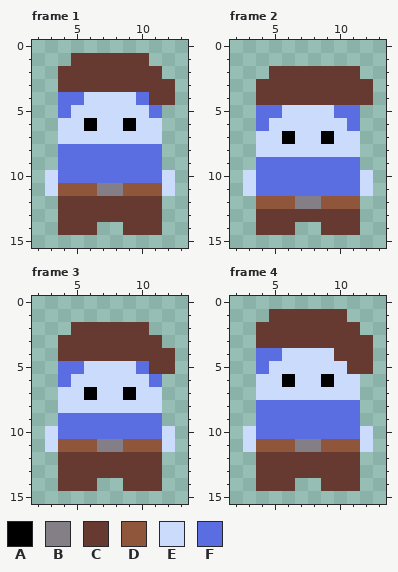
Edited in one commit: pixel-art file (assets/art/player/Player.aseprite). Above is the file before it was changed.
16x64 pixels, 4 frames. Shown: frame 1: x 2..13, y 0..15; frame 2: x 2..13, y 0..15; frame 3: x 2..13, y 0..15; frame 4: x 2..13, y 0..15.
Visible layers, top first: "Arms", "Hat", "Character".
Palette (. is transparent): A #000000  B #847e87  C #663931  D #8f563b  E #cbdbfc  F #5b6ee1
Pixels before, frame 1, first column x 3:
 1 ..CCCCCC..
 2 .CCCCCCCC.
 3 .CCCCCCCCC
 4 .FFEEEEFCC
 5 .FEEEEEEF.
 6 .EEAEEAEE.
 7 .EEEEEEEE.
 8 .FFFFFFFF.
 9 .FFFFFFFF.
10 EFFFFFFFFE
11 EDDDBBDDDE
12 .CCCCCCCC.
13 .CCCCCCCC.
14 .CCC..CCC.
Pixels before, frame 2, first column x 3:
 2 ..CCCCCCC.
 3 .CCCCCCCCC
 4 .CCCCCCCCC
 5 .FFEEEEFF.
 6 .FEEEEEEF.
 7 .EEAEEAEE.
 8 .EEEEEEEE.
 9 .FFFFFFFF.
10 EFFFFFFFFE
11 EFFFFFFFFE
12 .DDDBBDDD.
13 .CCCCCCCC.
14 .CCC..CCC.
Pixels before, frame 3, first column x 3:
 2 ..CCCCCC..
 3 .CCCCCCCC.
 4 .CCCCCCCCC
 5 .FFEEEEFCC
 6 .FEEEEEEF.
 7 .EEAEEAEE.
 8 .EEEEEEEE.
 9 .FFFFFFFF.
10 EFFFFFFFFE
11 EDDDBBDDDE
12 .CCCCCCCC.
13 .CCCCCCCC.
14 .CCC..CCC.
Pixels before, frame 4, first column x 3:
 1 ..CCCCCC..
 2 .CCCCCCCC.
 3 .CCCCCCCCC
 4 .FFEEEECCC
 5 .FEEEEEECC
 6 .EEAEEAEE.
 7 .EEEEEEEE.
 8 .FFFFFFFF.
 9 .FFFFFFFF.
10 EFFFFFFFFE
11 EDDDBBDDDE
12 .CCCCCCCC.
13 .CCCCCCCC.
14 .CCC..CCC.
And afterwards:
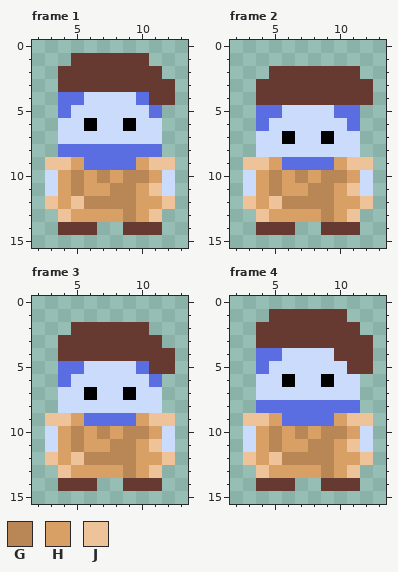
Colours new in this view: G #b98755  H #d9a066  J #eec39a
Diff:
layer "Map" now shown
Frame 1, layer "Map":
y 9: x 3..5 .FF -> JJH; x 10..12 FF. -> HJJ
y 10: x 4..11 FFFFFFFF -> HGHGHGGH
y 11: x 4..11 DDDBBDDD -> HGHHGGHJ
y 12: x 3..12 .CCCCCCCC. -> JHJGGGGHHJ
y 13: x 4..11 CCCCCCCC -> JHHHHGHJ
Frame 2, layer "Map":
y 9: x 3..5 .FF -> JJH; x 10..12 FF. -> HJJ
y 10: x 4..11 FFFFFFFF -> HGHGHGGH
y 11: x 4..11 FFFFFFFF -> HGHHGGHJ
y 12: x 3..12 .DDDBBDDD. -> JHJGGGGHHJ
y 13: x 4..11 CCCCCCCC -> JHHHHGHJ
Frame 3, layer "Map": the same change as frame 1
Frame 4, layer "Map": the same change as frame 1
Pixel boxes of the changes (left, top, right, bottom) in both pictures:
changed: (45, 157, 175, 222)
changed: (243, 157, 373, 222)
changed: (45, 413, 175, 478)
changed: (243, 413, 373, 478)
